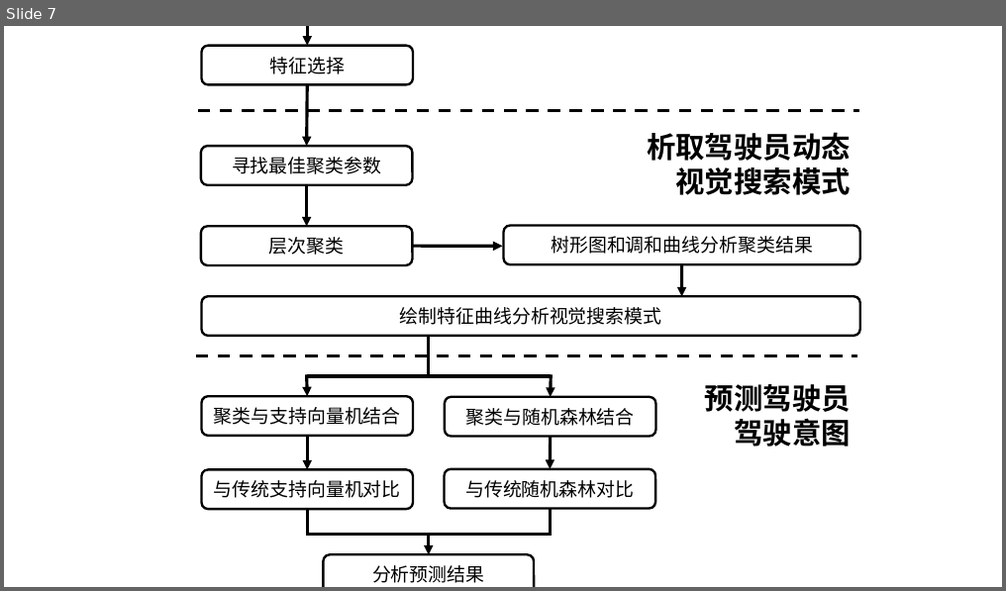
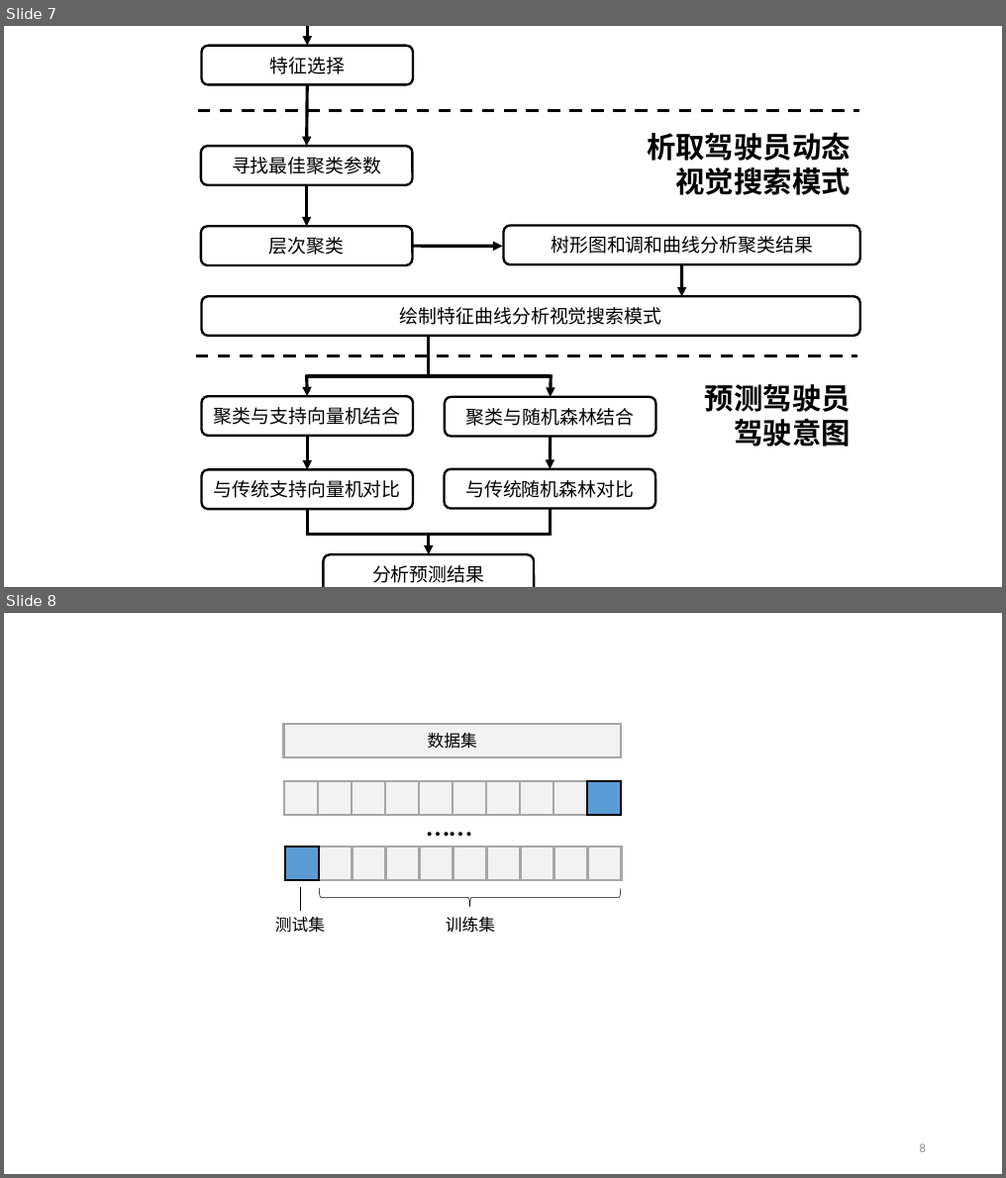
Before and after one commit to WJ-Lai/Graduation-Thesis, a slide deck: 论文增肌/论文图片.pptx. Shown one above the other, each under a label of ours: slide 7 before the commit, slides 7 and 8 after it. The pictures are 1006x591 and 1006x1178 pixels, drawn with LibreOffice and Linux fonts; fonts in the diff are those of the drawing. Boxes give left, top, right and bottom in pixels: in the first picture for what was removed or moved away, otherwise in the second. Text is boxed around its words. In the diff, an @@ line names an element or a change of style, - is before the commit and + after.

```diff
--- a/论文增肌/论文图片.pptx
+++ b/论文增肌/论文图片.pptx
@@ slide 8 added at (4, 613, 1002, 1174), background #FFFFFF @@
@@ rectangle added at (284, 724, 621, 758), fill #F2F2F2, outline #A6A6A6 2.25 pt, 16 pt, text #000000 @@
+数据集
@@ group added at (285, 781, 621, 815): 10 rectangles @@
@@ text added at (419, 799, 480, 847), 32 pt, text #000000 @@
+……
@@ group added at (285, 847, 622, 880): 10 rectangles @@
@@ line added from (300, 887) to (300, 911), #000000 0.5 pt @@
@@ left brace added at (319, 888, 621, 907), outline #000000 0.5 pt @@
@@ text added at (275, 917, 325, 933), 16 pt, text #000000 @@
+测试集
@@ text added at (446, 917, 495, 933), 16 pt, text #000000 @@
+训练集
@@ page number added at (920, 1144, 926, 1153), 12 pt, text #8C8C8C @@
+8
```
Also in this commit, not shown: 2 other slides added, 3 other files.
